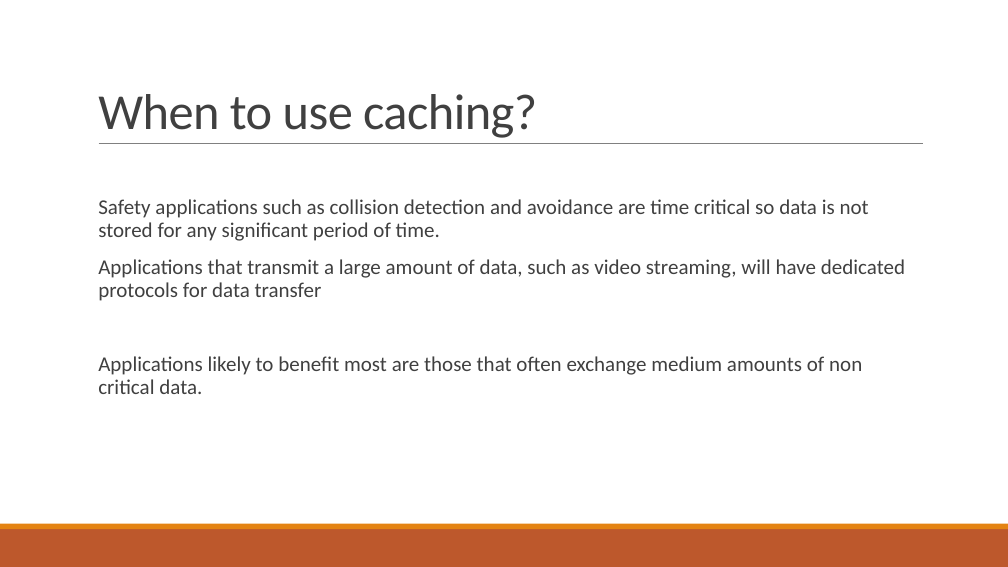
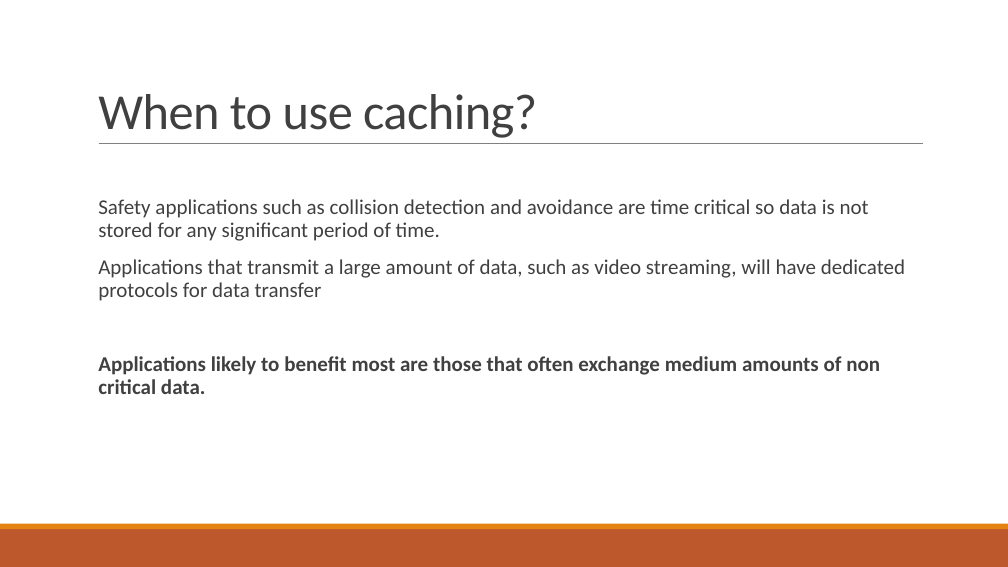
Before and after one commit to wrb06/FYP-VANETs, a slide deck: slide 4 of Presentation.pptx. Drawn at 1008x567 pixels with LibreOffice and Linux fonts; fonts in the diff are those of the drawing. Boxes give left, top, right and bottom in pixels: in the first picture for what was removed or moved away, otherwise in the second. Text is boxed around its words. In the diff, an @@ line names an element or a change of style, - is before the commit and + after.

```diff
--- a/Presentation.pptx
+++ b/Presentation.pptx
@@ text at bbox=[98, 356, 880, 394]: bold on in "Applications likely to benefit most are those ..." @@
```
Also in this commit, not shown: 3 other slides changed, 4 other files.
